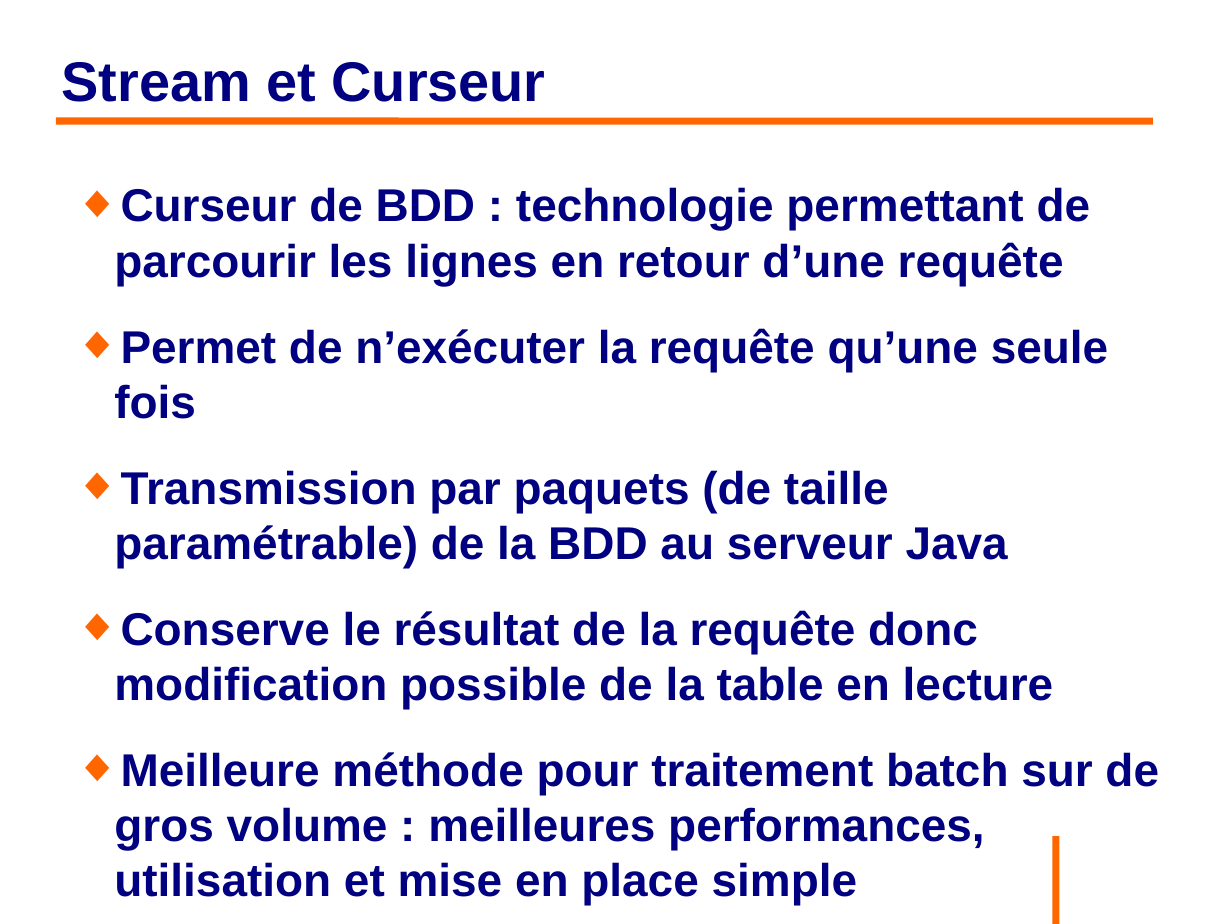
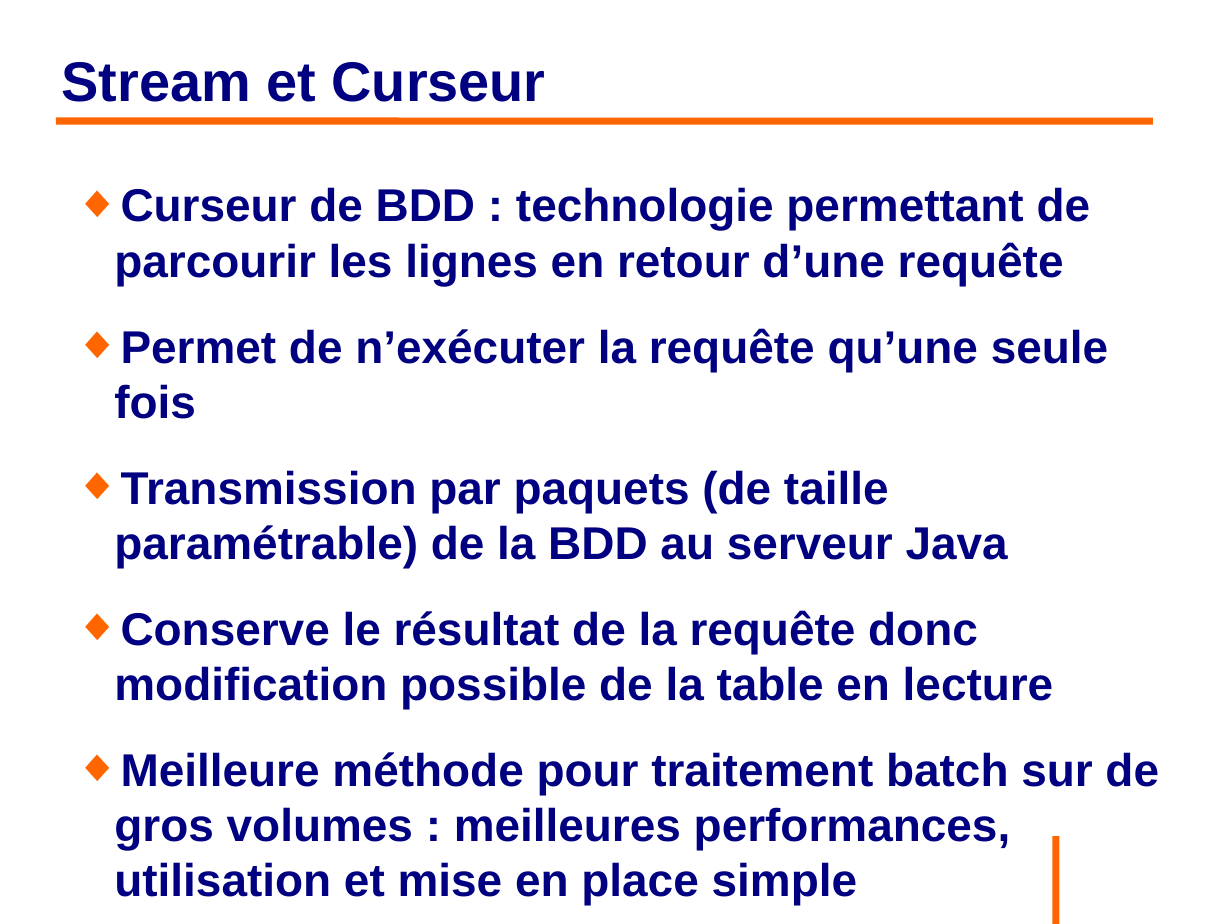
Before and after one commit to philphils/formation-hibernate-avancee, a slide deck: slide 37 of Documentation/diapo_formation_hibernate_avancee.odp. Drawn at 1232x924 pixels with LibreOffice and Linux fonts; fonts in the diff are those of the drawing; background and template pictures are left out. Boxes give left, top, right and bottom in pixels: in the first picture for what was removed or moved away, otherwise in the second. Text is boxed around its words. In the diff, an @@ line names an element or a change of style, - is before the commit and + after.

```diff
--- a/Documentation/diapo_formation_hibernate_avancee.odp
+++ b/Documentation/diapo_formation_hibernate_avancee.odp
@@ text at (114,752,1159,905): text changed @@
-◆ Meilleure méthode pour traitement batch sur de gros volume : meilleures performances, utilisation et mise en place simple
+◆ Meilleure méthode pour traitement batch sur de gros volumes : meilleures performances, utilisation et mise en place simple
```
Also in this commit, not shown: 7 other slides changed.
